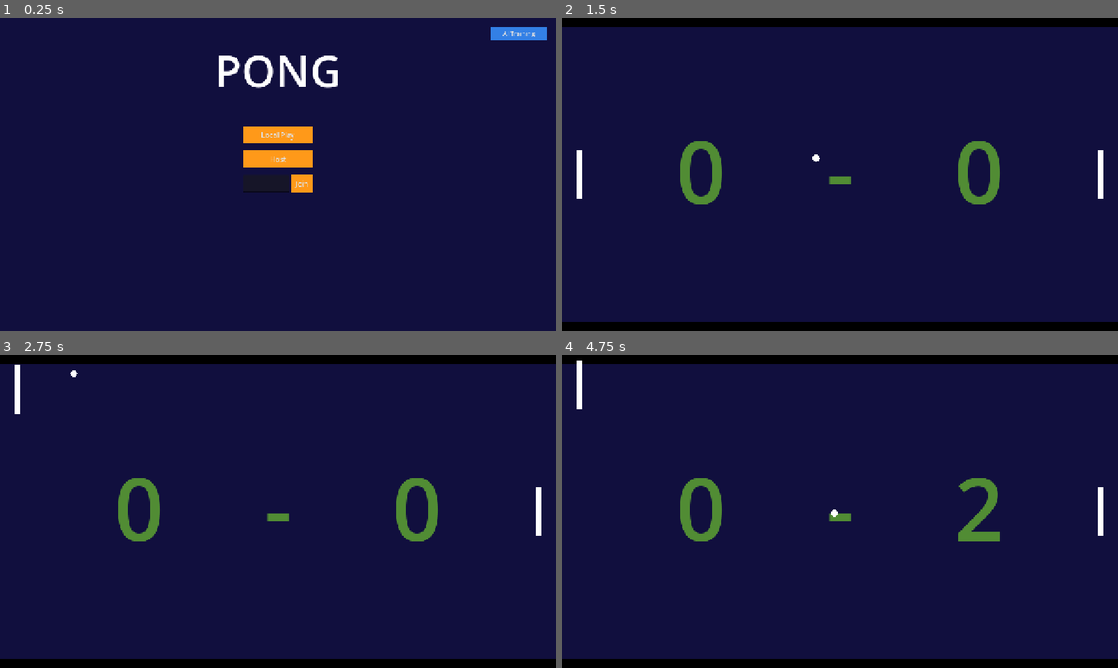
Above: before the commit, frames 1-4 (two rows, left to right).
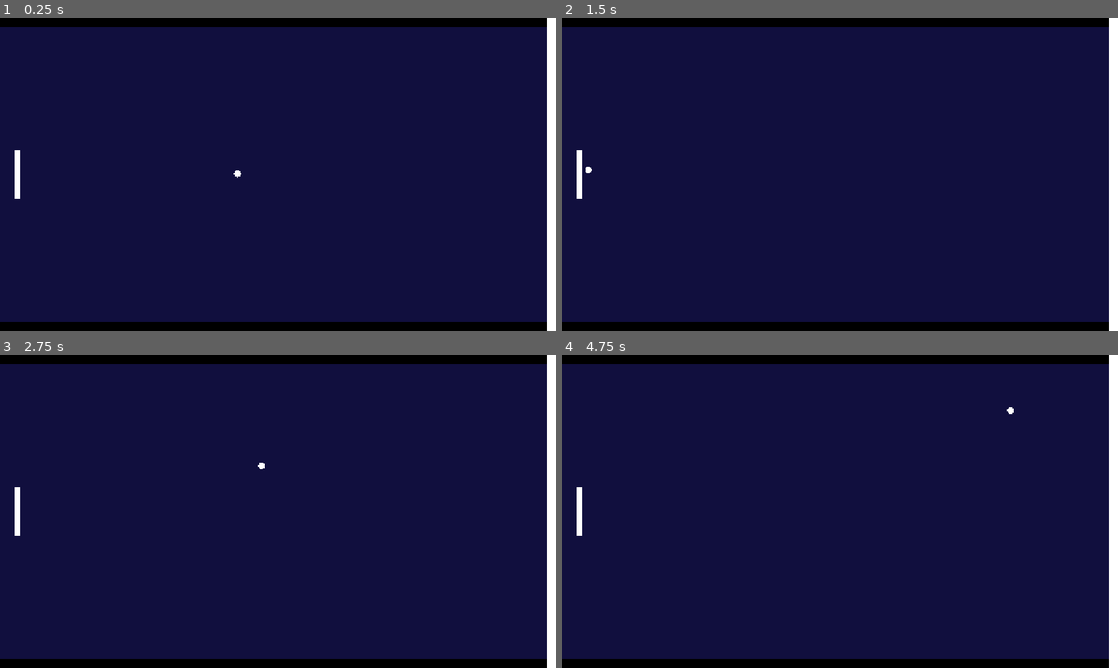
Above: after the commit, the same moments.

Repository: jmmd2002/GodotPong
Game: Godot game, scene res://UI/ai_training/coach_training.tscn
Two runs of this game, one before a commit and one after it. Both use one fixed random seed, a clock stepped at 60 frames per second and the inputs below. Before the commit the project starts from res://UI/main_menu/main_menu.tscn.
Inputs (mouse positions are in pixels of both pictures, inside the frame that each line leads up to):
- Up to frame 1 (0.25 s): no input
- Up to frame 2 (1.5 s): click (840, 133) at 0.5 s, where only the run before the commit has a clickable "Local Play"; click (840, 293) at 1.25 s, where only the run before the commit has a clickable "Play"
- Up to frame 3 (2.75 s): move the mouse to (400, 495) at 2.02 s; hold W (move_up_A) from 2.03 s (still down); click (400, 495) at 2.17 s
- Up to frame 4 (4.75 s): move the mouse to (728, 527) at 2.77 s; release W (move_up_A) at 2.78 s; hold S (move_down_A) 2.78-3.53 s; move the mouse to (895, 442) at 3.52 s; hold W (move_up_A) from 3.53 s (still down); move the mouse to (812, 574) at 4.27 s; click (812, 574) at 4.42 s

The runs differ from the first frame. In frame 1, 11% of the frame differs, in the area x 0-100%, y 0-100%; in frame 2, 3.5%; in frame 3, 3.8%; in frame 4, 3.7%.

Commit message:
Coach scene as main scene

Diff:
--- a/godot_files/project.godot
+++ b/godot_files/project.godot
@@ -11,7 +11,7 @@
 [application]
 
 config/name="Pong"
-run/main_scene="uid://lxovn2ngwhxs"
+run/main_scene="uid://cijla3bhj7w8i"
 config/features=PackedStringArray("4.6", "Forward Plus")
 run/load_shell_environment=true
 config/icon="res://icon.svg"
Not shown: 1 places in godot_files/UI/ai_training/coach_training.tscn that only renumber resources
